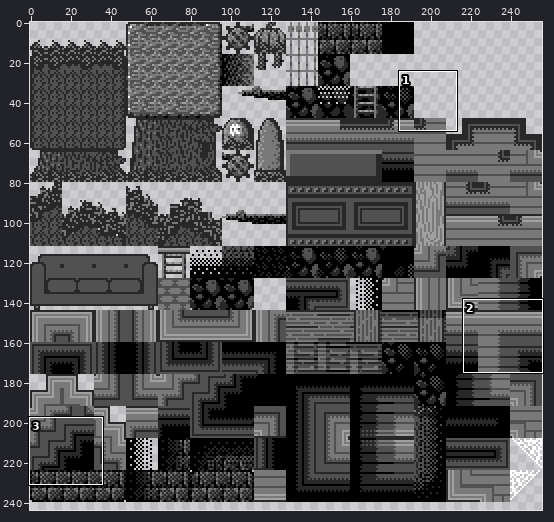
File history of a sprite sheet, resources/img/tilesets/woods.png. The picture above shows the old version from afar; the outline marks the close-up.
Close-up. The starting point:
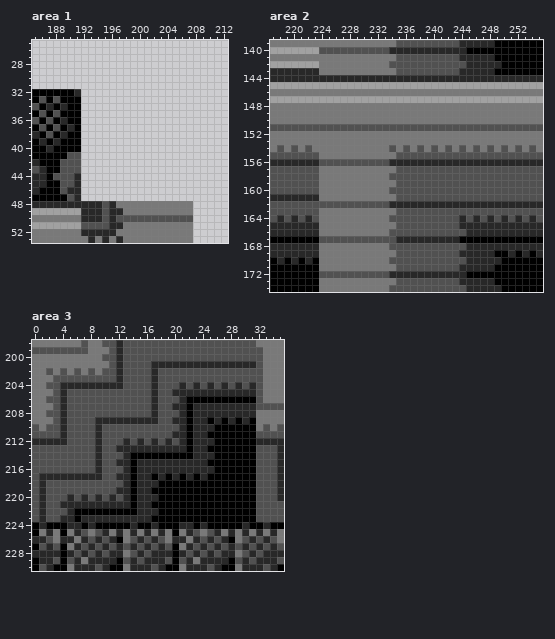
The file is 256x368 pixels. Shown: area 1: x 185..212, y 25..53; area 2: x 217..255, y 139..174; area 3: x 0..35, y 198..230. The wide view leaves out empty margins.
After:
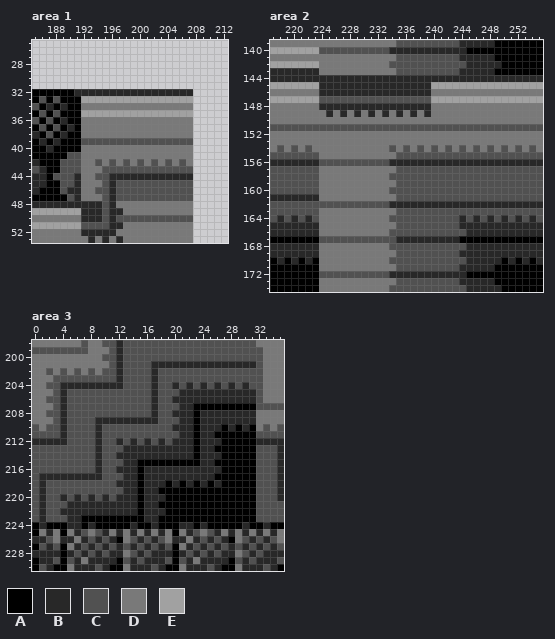
Palette (. is transparent): A #000000  B #282828  C #515151  D #797979  E #a1a1a1
Difference:
--- area 1
@@ x 185..212 @@
 31 ............................
-32 AAAAAAB.....................
-33 ACACAAA.....................
-34 CABABAA.....................
-35 ACACAAA.....................
-36 CACABAA.....................
-37 ACACABA.....................
-38 BACABAA.....................
-39 ABABAAA.....................
-40 AABAAAA.....................
-41 AAAAACC.....................
-42 BAAACCC.....................
-43 CBAACCC.....................
-44 BBACCCB.....................
-45 BBAACCB.....................
-46 BAAACBB.....................
-47 AAAAACB.....................
+32 AAAAAABBBBBBBBBBBBBBBBB.....
+33 ACACAAAEEEEEEEEEEEEEEEE.....
+34 CABABAADDDDDDDDDDDDDDDD.....
+35 ACACAAAEEEEEEEEEEEEEEEE.....
+36 CACABAADDDDDDDDDDDDDDDD.....
+37 ACACABADDDDDDDDDDDDDDDD.....
+38 BACABAADDDDDDDDDDDDDDDD.....
+39 ABABAAACCCCCCCCCCCCCCCC.....
+40 AABAAAADDDDDDDDDDDDDDDD.....
+41 AAAAACCDDDDDDDDDDDDDDDD.....
+42 BAAACCCDDCDCDCDCDCDCDCD.....
+43 CBAACCCDDDCCCCCCCCCCCCC.....
+44 BBACCCBDDCCBBBBBBBBBBBB.....
+45 BBAACCBDDDCBCCCCCCCCCCC.....
+46 BAAACBBDDCCBCCCCCCCCCCC.....
+47 AAAAACBDDDCBCCCCCCCCCCC.....
 48 BBBBBBBBBBCBDDDDDDDDDDD.....
--- area 2
@@ x 222..241 @@
 144 BBBBBBBBBBBBBBBBBBBB
-145 EEEEEEEEEEEEEEEEEEEE
-146 DDDDDDDDDDDDDDDDDDDD
-147 EEEEEEEEEEEEEEEEEEEE
-148 DDDDDDDDDDDDDDDDDDDD
-149 DDDDDDDDDDDDDDDDDDDD
+145 EEBBBBBBBBBBBBBBBBEE
+146 DDBBBBBBBBBBBBBBBBDD
+147 EECCCCCCCCCCCCCCCCEE
+148 DDBBBBBBBBBBBBBBBBDD
+149 DDDBDBDBDBDBDBDBDBDD
 150 DDDDDDDDDDDDDDDDDDDD
@@ x 247..255 @@
 168 BBBBBBBBB
-169 BBAABABAB
-170 BBBAAAAAA
+169 BBBBBBBBB
+170 BBBABABAB
 171 BBAAAAAAA
--- area 3
@@ x 0..35 @@
 203 DDDCCCCCCCCCBCCCCBCCCCCCCCCCCCCCCDDD
-204 DDCCBBBBBBBBBCCCCBCCCBCBCBCBCBCBCDDD
-205 DDDCBCCCCCCCCCCCCBCCBBBBBBBBBBBBCDDD
-206 DDCCBCCCCCCCCCCCCBCCCBAAAAAAAAAACDDD
-207 DDDCBCCCCCCCCCCCCBCCBBABBBBBBBBBCCCC
-208 DDCCBCCCCCCCCCCCCBCCCBABBBBBBBBBDDDD
-209 DDDCBCCCCBBBBBBBBBCCBBABBABABABADDDD
-210 CDCCBCCCCBCCCCCCCCCCCBABBBAAAAAADCDC
-211 CCCCBCCCCBCCCCCCCCCCBBABBAAAAAAACCCC
-212 BBBBBCCCCBCCCBCBCBCBCBABBBAAAAAABBBB
-213 CCCCCCCCCBCCBBBBBBBBBBABBAAAAAAACCCB
-214 CCCCCCCCCBCCCBAAAAAAAAABBBAAAAAACCCB
-215 CCCCCCCCCBCCBBABBBBBBBBBBAAAAAAACCCB
-216 CCCCCCCCCBCCCBABBBBBBBBBBBAAAAAACCCB
-217 CBBBBBBBBBCCBBABBABABABABAAAAAAACCCB
-218 CBCCCCCCCCCCCBABBBAAAAAAAAAAAAAACCCB
-219 CBCCCCCCCCCCBBABBAAAAAAAAAAAAAAACCCB
-220 CBCCCBCBCBCBCBABBBAAAAAAAAAAAAAACCCB
-221 CBCCBBBBBBBBBBABBAAAAAAAAAAAAAAACCCC
-222 CBCCCBAAAAAAAAABBBAAAAAAAAAAAAAACCCC
-223 CBCCBBABBBBBBBBBBAAAAAAAAAAAAAAACCCC
+204 DDCCBBBBBBBBBCCCCBCCBCBCBCBCBCBCCDDD
+205 DDDCBCCCCCCCCCCCCBCCCBBBBBBBBBBBCDDD
+206 DDCCBCCCCCCCCCCCCBCCBBBBBBBBBBBBCDDD
+207 DDDCBCCCCCCCCCCCCBCCCBBAAAAAAAAACCCC
+208 DDCCBCCCCCCCCCCCCBCCBBBABBBBBBBBDDDD
+209 DDDCBCCCCBBBBBBBBBCCCBBABBBBBBBBDDDD
+210 CDCCBCCCCBCCCCCCCCCCBBBABBBABABADCDC
+211 CCCCBCCCCBCCCCCCCCCCCBBABBAAAAAACCCC
+212 BBBBBCCCCBCCBCBCBCBCBBBABBBAAAAABBBB
+213 CCCCCCCCCBCCCBBBBBBBBBBABBAAAAAACCCB
+214 CCCCCCCCCBCCBBBBBBBBBBBABBBAAAAACCCB
+215 CCCCCCCCCBCCCBBAAAAAAAAABBAAAAAACCCB
+216 CCCCCCCCCBCCBBBABBBBBBBBBBBAAAAACCCB
+217 CBBBBBBBBBCCCBBABBBBBBBBBBAAAAAACCCB
+218 CBCCCCCCCCCCBBBABBBABABABABAAAAACCCB
+219 CBCCCCCCCCCCCBBABBAAAAAAAAAAAAAACCCB
+220 CBCCBCBCBCBCBBBABBBAAAAAAAAAAAAACCCB
+221 CBCCCBBBBBBBBBBABBAAAAAAAAAAAAAACCCC
+222 CBCCBBBBBBBBBBBABBBAAAAAAAAAAAAACCCC
+223 CBCCCBBAAAAAAAAABBAAAAAAAAAAAAAACCCC
 224 ABAAABBABAAAAABAABAAABBABAAAAABAABAA
Where, in picture pixels (left, top, right, bottom), the same in both close-ups:
added: (81, 89, 193, 201)
changed: (319, 82, 431, 117)
changed: (494, 250, 543, 264)
changed: (60, 382, 256, 522)
